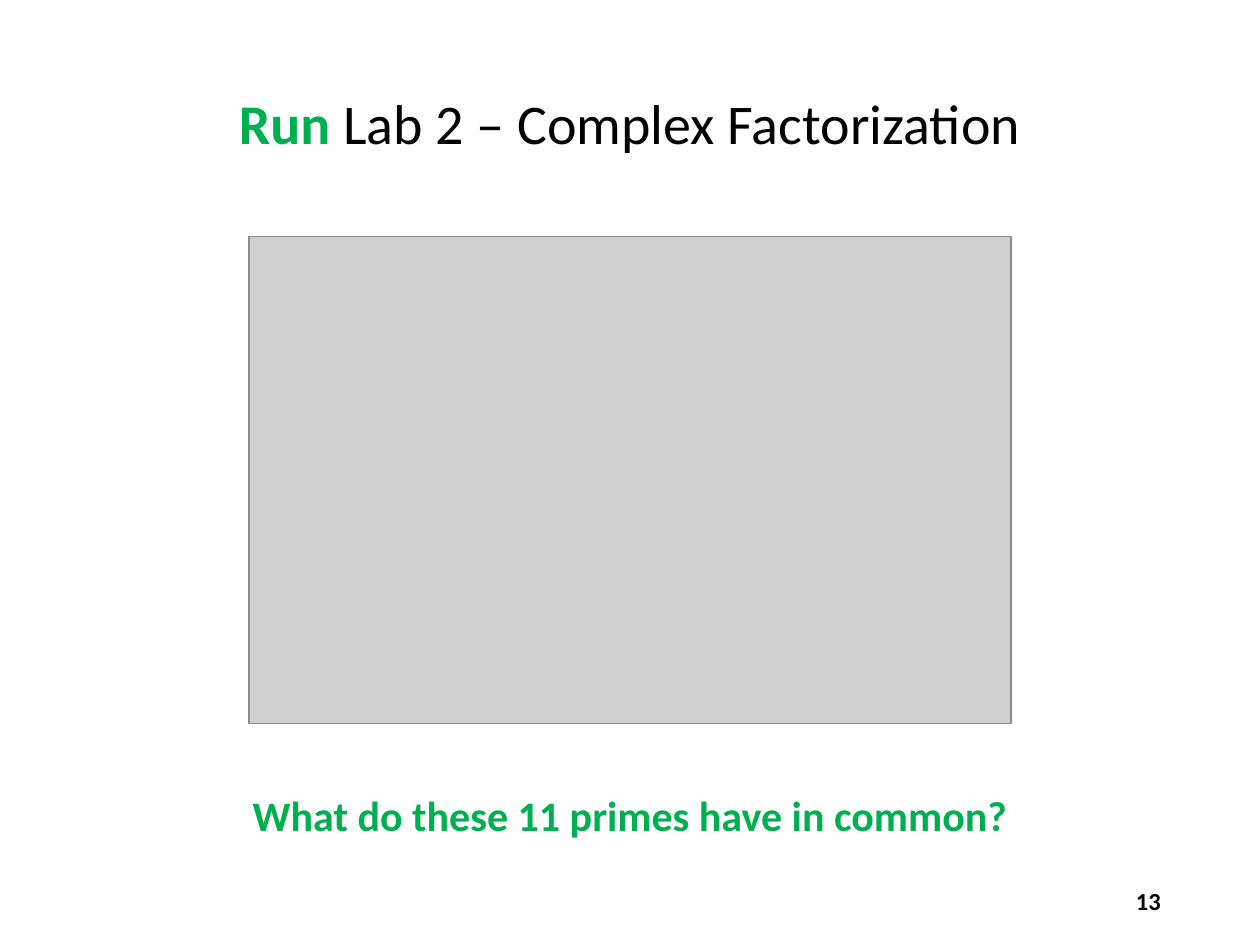
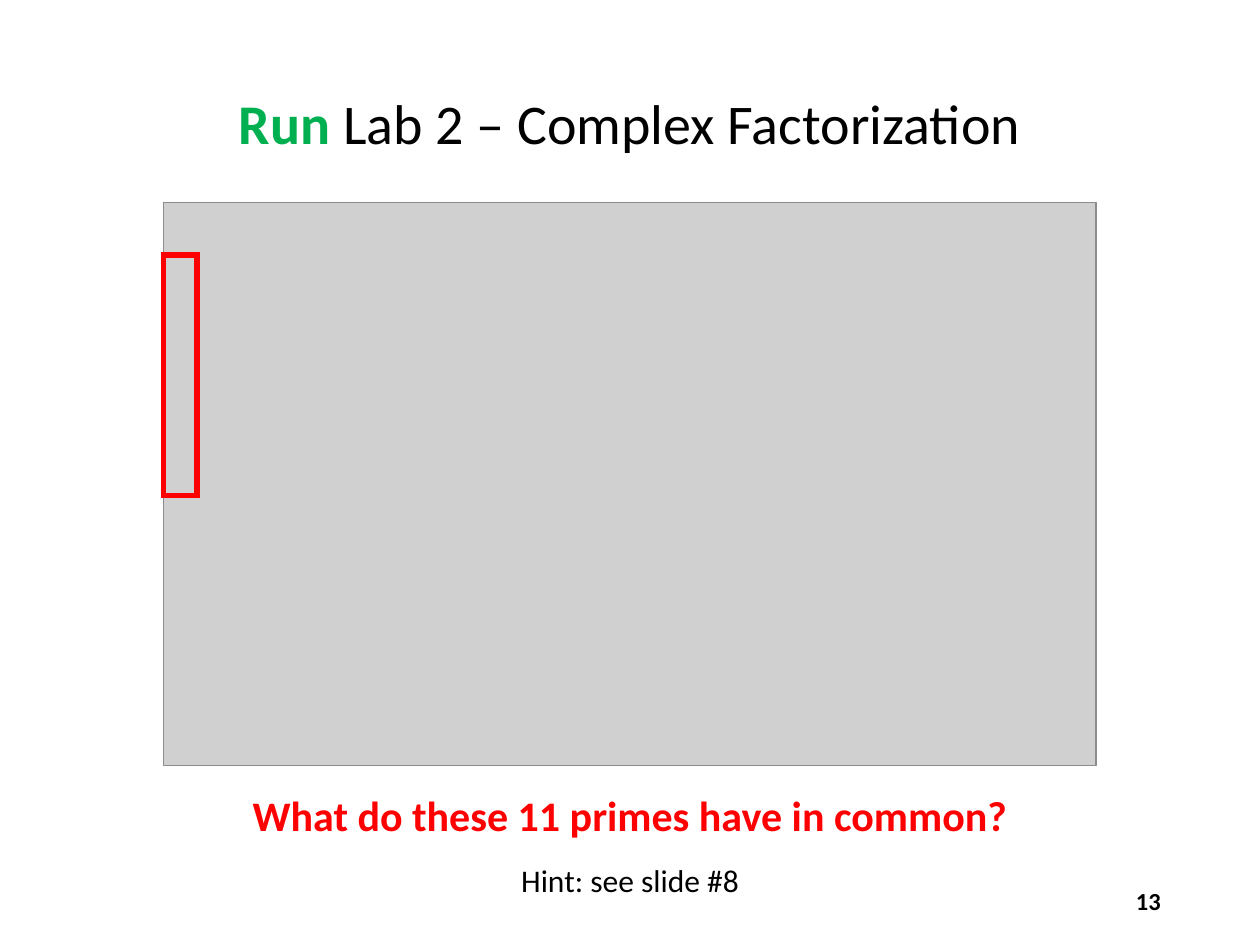
Before and after one commit to dbiersach/scicomp301-cpp-linux, a slide deck: slide 13 of session11/Session 11 - Complex Algebra.pptx. Drawn at 1260x945 pixels with LibreOffice and Linux fonts; fonts in the diff are those of the drawing; grey boxes stand for pictures. Boxes give left, top, right and bottom in pixels: in the first picture for what was removed or moved away, otherwise in the second. Text is boxed around its words. In the diff, an @@ line names an element or a change of style, - is before the commit and + after.

```diff
--- a/session11/Session 11 - Complex Algebra.pptx
+++ b/session11/Session 11 - Complex Algebra.pptx
@@ picture: place and size @@
-picture at [249,237,1012,723]
+picture at [164,203,1096,766]
@@ rectangle added at [164,255,197,495], outline #FF0000 3 pt @@
@@ text "What do these 11 primes ..." at [253,801,1007,838]: text colour #00B050 to #FF0000 @@
@@ text added at [521,870,739,893], 18 pt, text #000000 @@
+Hint: see slide #8
```
Also in this commit, not shown: 11 other slides changed, 4 slides added, 1 slide removed, 1 other file.
